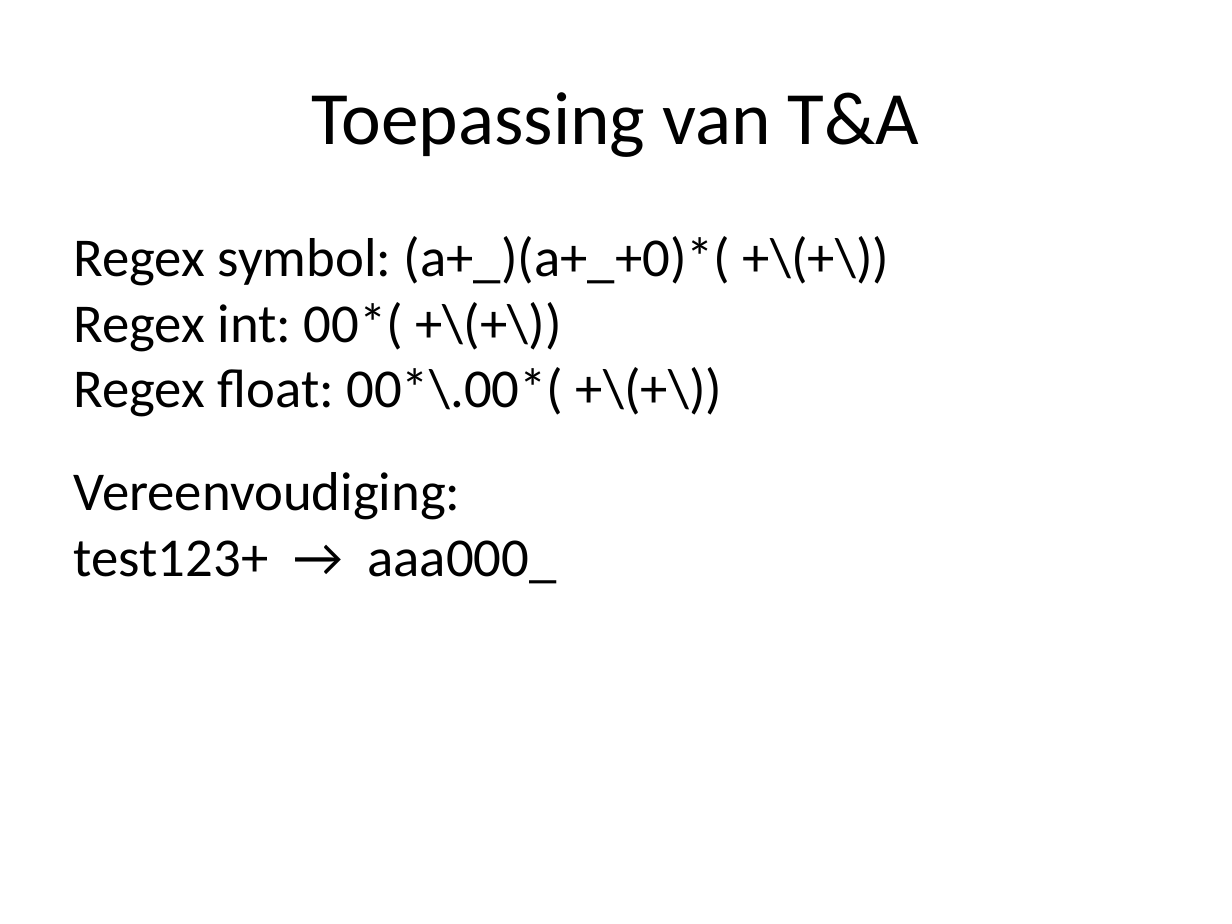
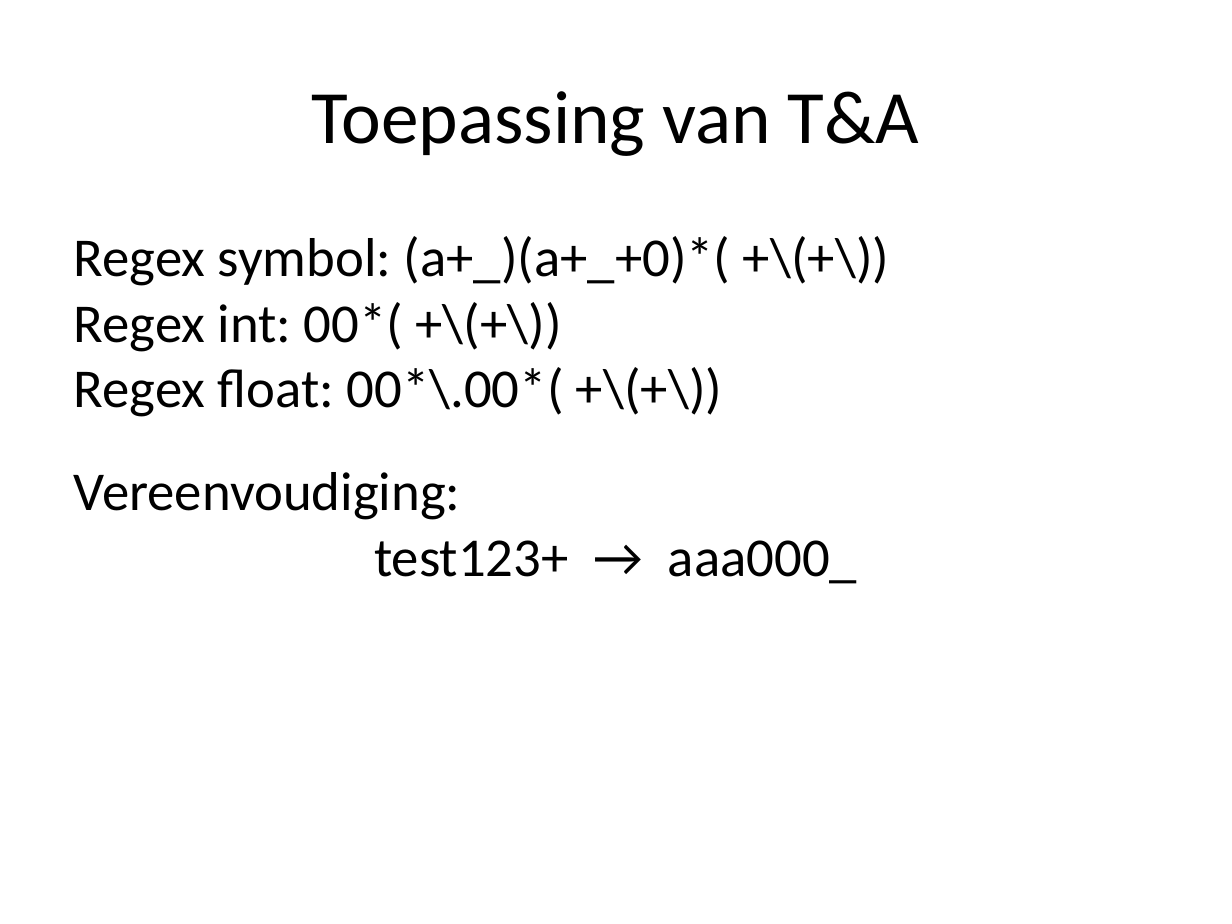
Before and after one commit to desmetr/SchemeInterpreter, a slide deck: slide 7 of Scheme_Interpreter_2.pptx. Drawn at 1232x924 pixels with LibreOffice and Linux fonts; fonts in the diff are those of the drawing. Boxes give left, top, right and bottom in pixels: in the first picture for what was removed or moved away, otherwise in the second. Text is boxed around its words. In the diff, an @@ line names an element or a change of style, - is before the commit and + after.

```diff
--- a/Scheme_Interpreter_2.pptx
+++ b/Scheme_Interpreter_2.pptx
@@ text at [374,540,857,584]: alignment left to centre @@
```
Also in this commit, not shown: 2 other slides changed, 1 other file.
